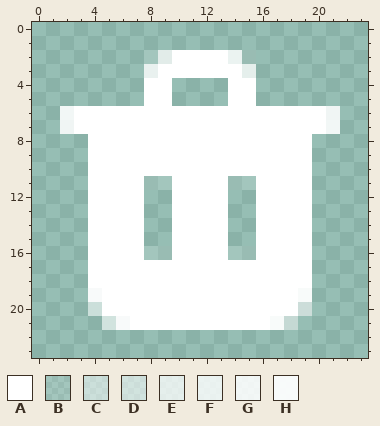
Two states of a pixel-art sprite, img/trashIcon.png. The picture above was drawn from the file before the commit.
The file is 24x24 pixels. Pixels under 10% opacity are left out.
Palette (. is transparent): A #ffffff  B #ffffff20  C #ffffff80  D #ffffff90  E #ffffffbf  F #ffffffcf  G #ffffffdf  H #ffffffef
The result:
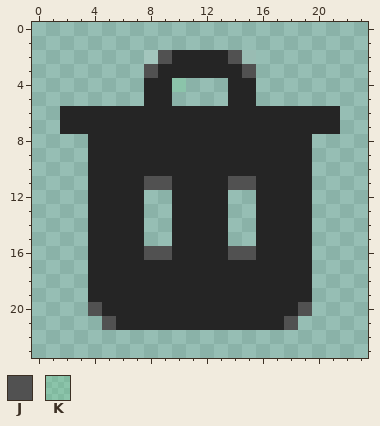
Colours new in this view: J #515151  K #58df7e2e
Difference:
colour A: #ffffff -> #252525
Changed rows in their new state; - is a pixel that keeps its letter.
first column x 2:
 2 -------J----J-------
 3 ------J------J------
 4 --------K-----------
 6 A------------------A
 7 A------------------A
first column x 8:
11 JJ----JJ
first column x 4:
16 ----JJ----JJ----
19 A--------------A
20 J--------------J
21 -JA----------AJ-
Changed places in both pictures, as pixel boxes (x1, y1, x2, y2):
changed: (60, 50, 340, 330)
